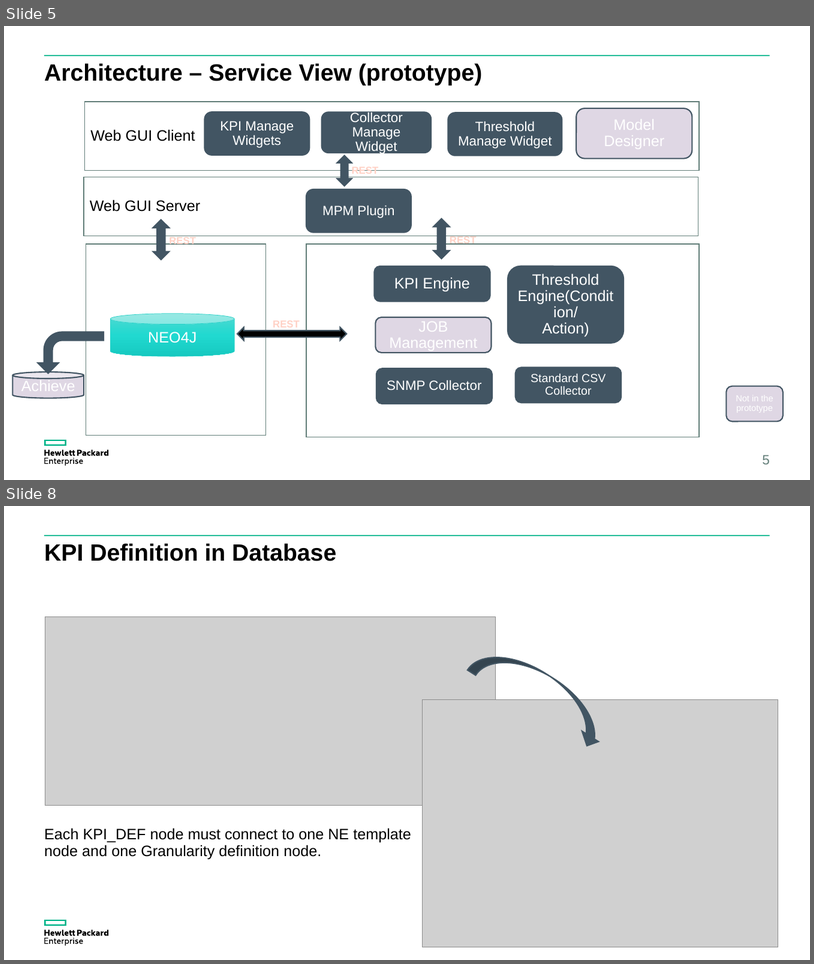
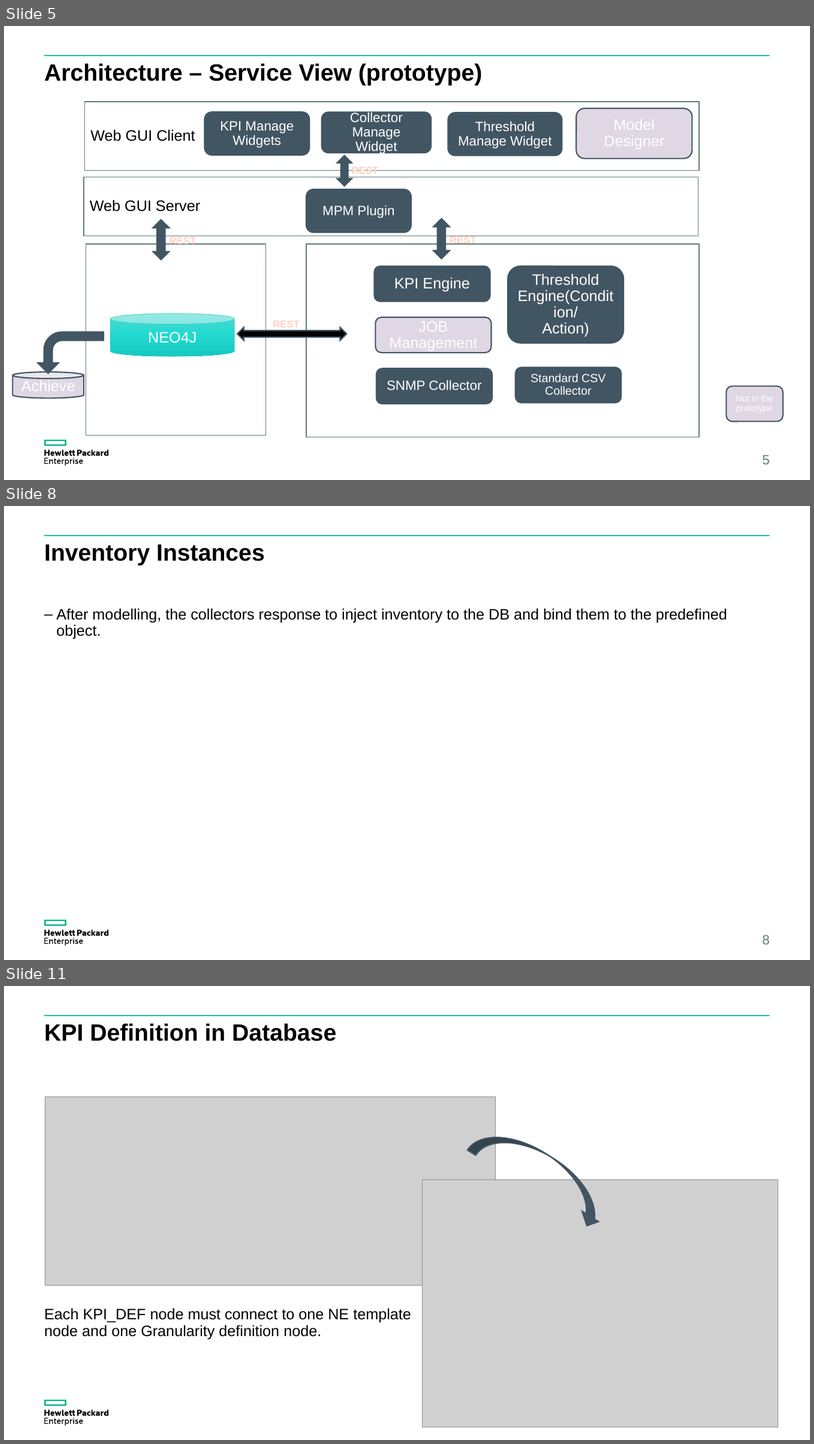
Before and after one commit to yzgang76/MPM, a slide deck: doc/OSSP V2.pptx. Shown one above the other, each under a label of ours: slides 5 and 8 before the commit, slides 5, 8 and 11 after it; the slides between them are not shown. The pictures are 814x964 and 814x1444 pixels, drawn with LibreOffice and Linux fonts; fonts in the diff are those of the drawing; grey boxes stand for pictures. Boxes give left, top, right and bottom in pixels: in the first picture for what was removed or moved away, otherwise in the second. Text is boxed around its words. In the diff, an @@ line names an element or a change of style, - is before the commit and + after.

```diff
--- a/doc/OSSP V2.pptx
+++ b/doc/OSSP V2.pptx
@@ slide 8 added at <box>4,506,810,960</box>, background #FFFFFF; not listed: 3 template elements that a slide beside it also shows @@
@@ title added at <box>44,544,265,565</box>, 28 pt, text #000000, bold @@
+Inventory Instances
@@ text added at <box>56,608,728,639</box>, 18 pt, text #000000 @@
+– After modelling, the collectors response to inject inventory to the DB and bind them to the predefined object.
@@ page number added at <box>762,934,770,944</box>, 16 pt, text #617D78 @@
+8
@@ what was slide 8 is now slide 11 @@
```
Also in this commit, not shown: 5 slides changed, 5 other slides added.
